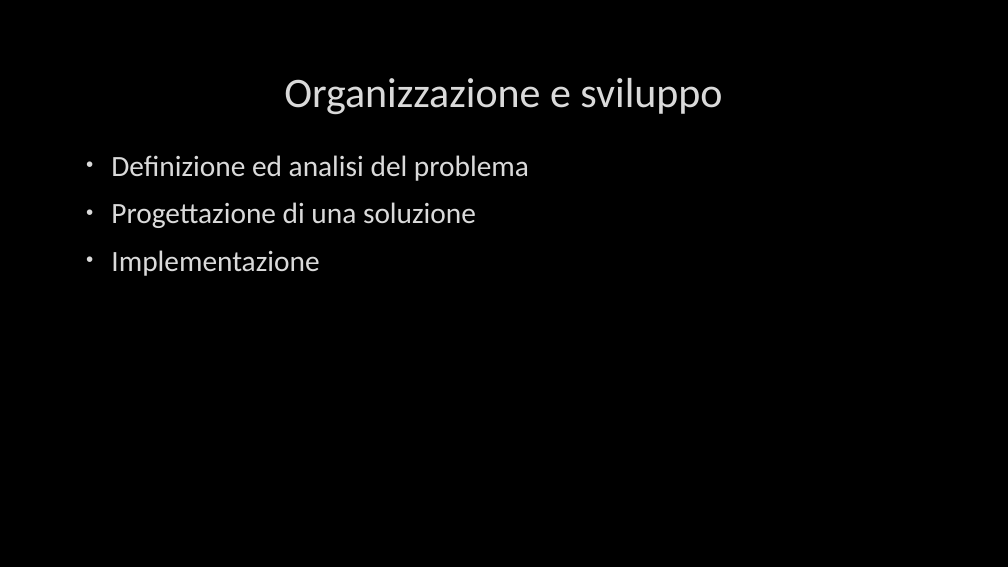
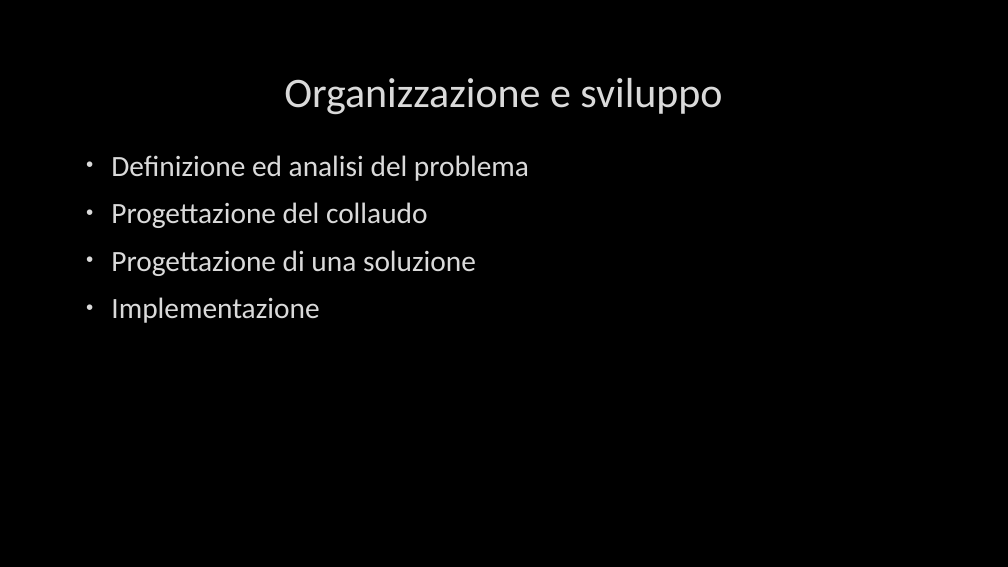
Before and after one commit to timeofview/reti-di-calcolatori, a slide deck: slide 2 of E1/Esercitazione 1.pptx. Drawn at 1008x567 pixels with LibreOffice and Linux fonts; fonts in the diff are those of the drawing; background and template pictures are left out. Boxes give left, top, right and bottom in pixels: in the first picture for what was removed or moved away, otherwise in the second. Text is boxed around its words. In the diff, an @@ line names an element or a change of style, - is before the commit and + after.

```diff
--- a/E1/Esercitazione 1.pptx
+++ b/E1/Esercitazione 1.pptx
@@ text at box(111, 202, 428, 228): paragraph added @@
+• Progettazione del collaudo
```
Also in this commit, not shown: 5 other slides changed, 5 slides added, 14 slides removed.
